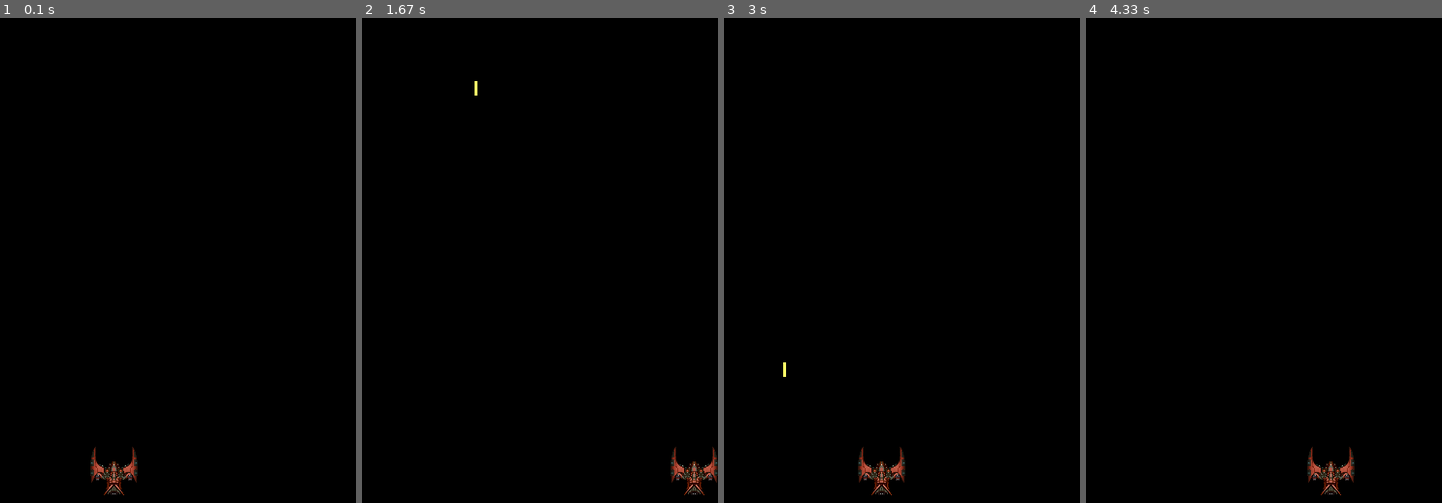
Above: before the commit, frames 1-4 (left to right).
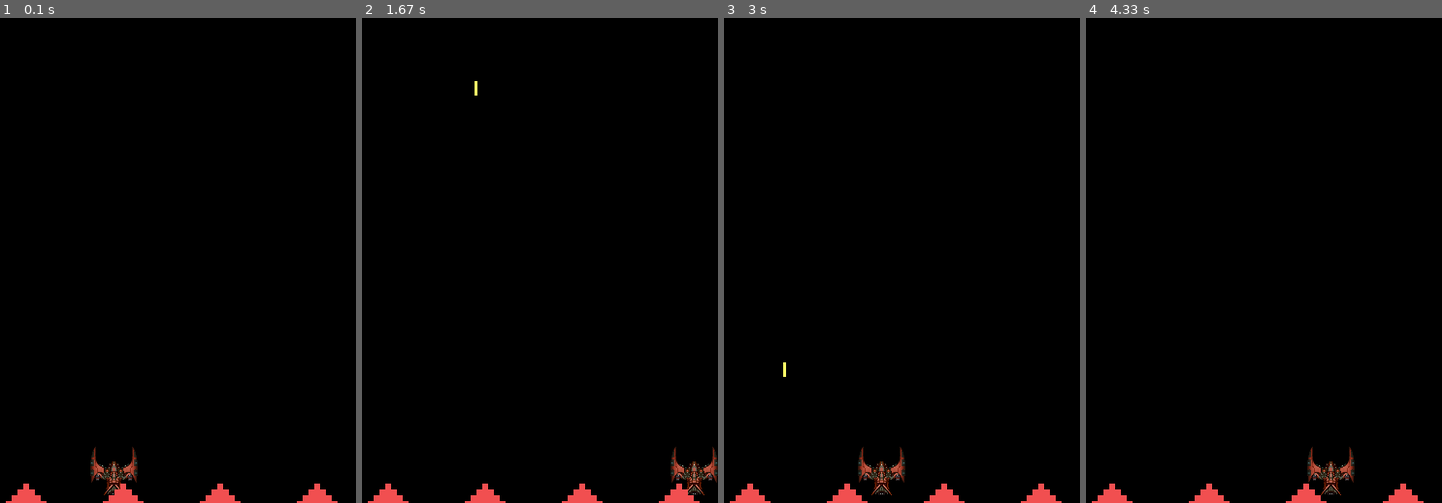
Above: after the commit, the same moments.

Repository: t0m0h1/PyGame
Game: pygame game, started from space_invaders.py
Same seed, same stepped clock (60 frames per second), same inputs: the game is played once before the commit and once after it.
Inputs:
- Up to frame 1 (0.1 s): no input
- Up to frame 2 (1.67 s): tap Space at 0.33, 0.73, 1.03, 1.23, 1.53 s; hold Right 0.67-1.13 s; hold Right 1.17-1.63 s
- Up to frame 3 (3 s): hold Left 1.67-2.2 s; tap Space at 1.73, 2.03, 2.3, 2.6, 2.73 s; hold Left 2.23-2.63 s; hold Right from 2.67 s (still down)
- Up to frame 4 (4.33 s): tap Space at 3.03, 3.4, 3.7, 3.9, 4.2 s; release Right at 3.3 s; hold Left 3.33-3.8 s; hold Right 3.83-4.3 s

The runs differ from the first frame. In frame 1, 0.9% of the frame differs, in the area x 1-95%, y 96-100%; in frame 2, 0.9%; in frame 3, 0.9%; in frame 4, 0.9%.

Commit message:
draw blocks

Diff:
--- a/space_invaders.py
+++ b/space_invaders.py
@@ -38,13 +38,20 @@
 
 
     def run(self):
+        # objective is to update sprites and display them on screen
         self.player.update()
-        self.player.draw(self.screen) # objective is to update sprites and display them on screen
-        self.player.sprite.lasers.draw(self.screen) # objective is to male lasers visible on screen
+        self.player.draw(self.screen)
+        self.player.sprite.lasers.draw(self.screen)
+
+        # objective is to make lasers move up the screen
         for laser in self.player.sprite.lasers:
             laser.rect.y -= 5
             if laser.rect.y <= 0:
                 laser.kill()
+
+        # objective is to display blocks on screen
+        self.blocks.draw(self.screen)
+
 
 
 # initialising pygame
